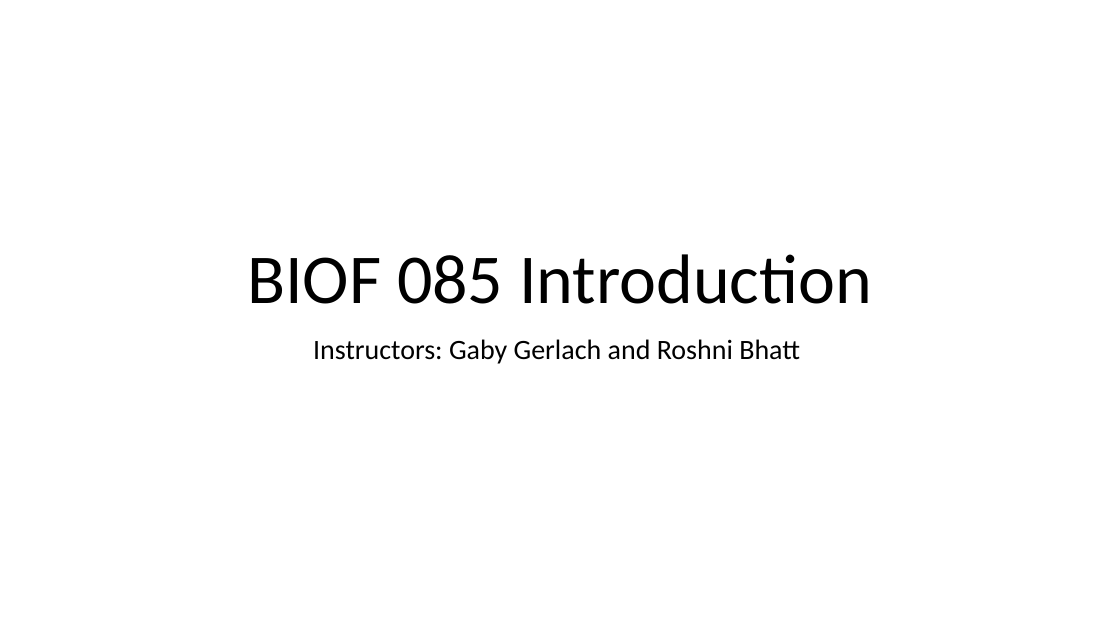
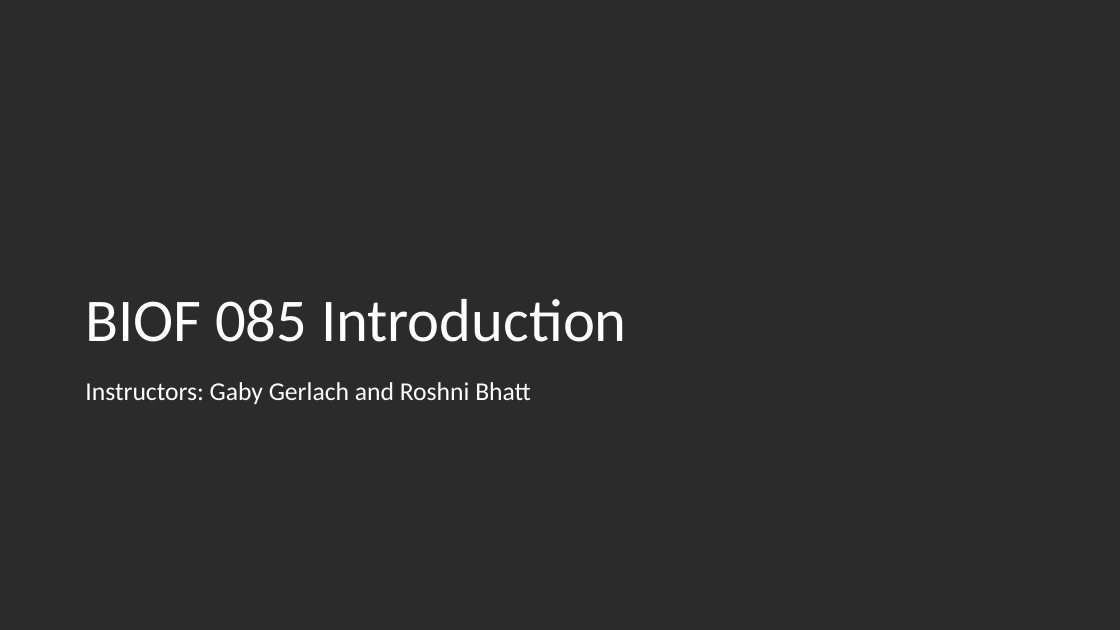
Before and after one commit to ggerlach1/BIOF085, a slide deck: slide 1 of workshop_documents/Introduction_workshop_slides.pptx. Drawn at 1120x630 pixels with LibreOffice and Linux fonts; fonts in the diff are those of the drawing; background and template pictures are left out; a plain dark background stands for a picture behind light text. Boxes give left, top, right and bottom in pixels: in the first picture for what was removed or moved away, otherwise in the second. Text is boxed around its words. In the diff, an @@ line names an element or a change of style, - is before the commit and + after.

```diff
--- a/workshop_documents/Introduction_workshop_slides.pptx
+++ b/workshop_documents/Introduction_workshop_slides.pptx
@@ background #FFFFFF to picture (left out) @@
@@ title "BIOF 085 Introduction": place and size @@
-title "BIOF 085 Introduction" at [247,254,872,304]
+title "BIOF 085 Introduction" at [85,299,627,342]
@@ title "BIOF 085 Introduction" at [85,299,627,342]: size 60 to 52 pt, text colour #000000 to #FFFFFF; alignment centre to left @@
@@ subtitle "Instructors: Gaby Gerlach and Roshni ...": place and size @@
-subtitle "Instructors: Gaby Gerlach and Roshni ..." at [313,339,800,364]
+subtitle "Instructors: Gaby Gerlach and Roshni ..." at [85,382,531,404]
@@ subtitle "Instructors: Gaby Gerlach and Roshni ..." at [85,382,531,404]: size 24 to 22 pt, text colour #000000 to #FFFFFF; alignment centre to left @@
```
Also in this commit, not shown: 21 other files.
